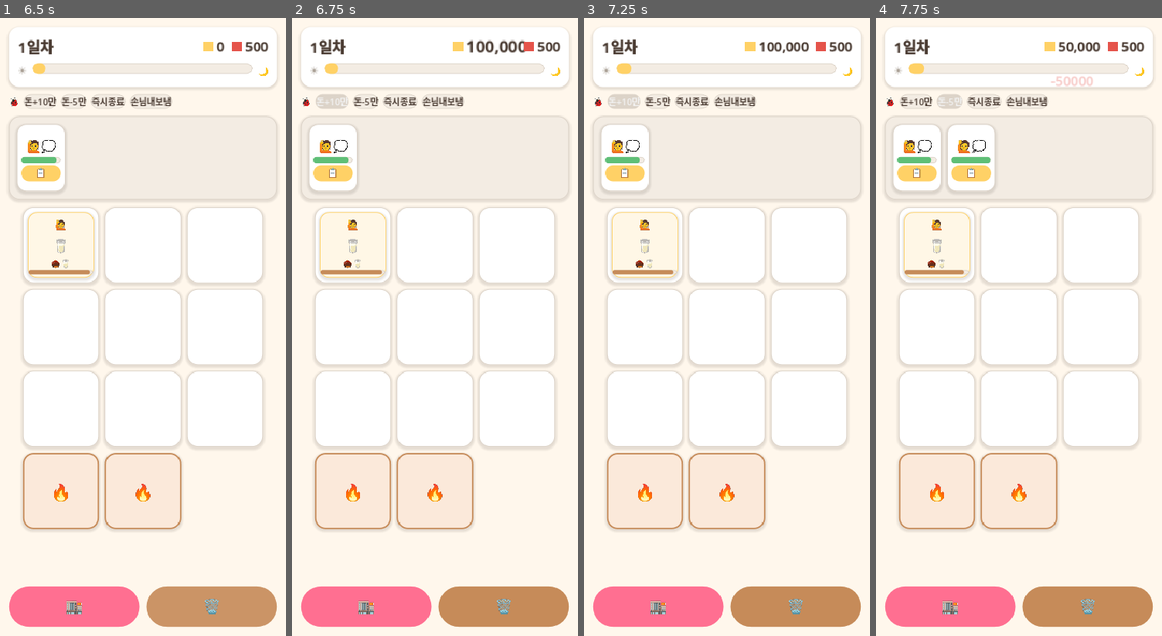
Above: before the commit, frames 1-4 (left to right).
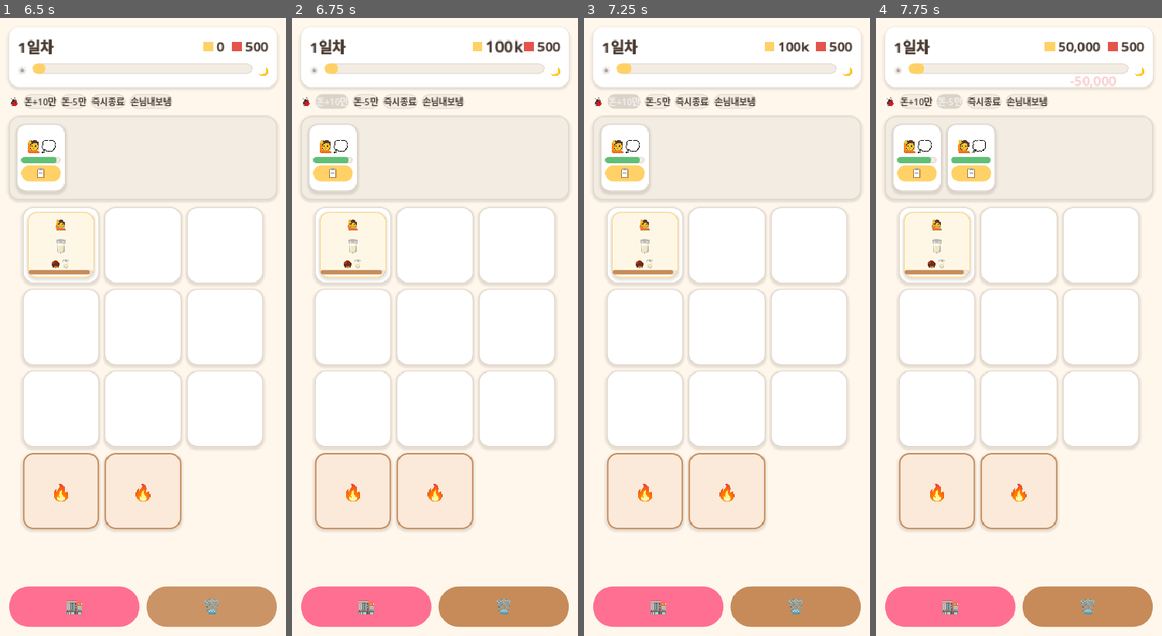
Above: after the commit, the same moments.

Repository: yellyB/game-slot-kitchen
Game: Godot game, scene res://scenes/Main.tscn
Two runs of this game, one before a commit and one after it. Both use one fixed random seed, a clock stepped at 60 frames per second and the inputs below.
Inputs:
- Up to frame 1 (6.5 s): click "돈+10만" at 0.5 s; click "돈-5만" at 1.25 s; click "손님내보냄" at 2 s; click "시작" at 2.75 s; click "🏬" at 3.5 s; click "📋" at 4.25 s; click "📋" at 5 s; click "🗑️" at 5.75 s
- Up to frame 2 (6.75 s): click "돈+10만" at 6.5 s
- Up to frame 3 (7.25 s): no input
- Up to frame 4 (7.75 s): click "돈-5만" at 7.25 s

Frame 1 is identical in both runs. In frame 2, 0.4% of the frame differs, in the area x 56-82%, y 3-6%; in frame 3, 0.2%; in frame 4, 0.2%.

Commit message:
금액 표시 통합 — UI.money (콤마 + k/m 축약)
- UI.money(n): 콤마 구분, Config.MONEY_ABBR_AT(기본 10만) 이상은 k/m 축약
- 소지금·가게세·매출·남음·상점가·증감 팝·게임오버 사유 전부 이 함수로
- loc 금액 포맷 %d→%s (revenue/rent/remaining/shop_price/gameover_reason)
- main._fmt 제거(UI.money로 대체)

Co-Authored-By: Claude Opus 4.8 (1M context) <noreply@anthropic.com>

Diff:
--- a/data/config.gd
+++ b/data/config.gd
@@ -32,6 +32,7 @@
 const BUFF_PACK_PRICE := 200  # 버프 팩(카드깡) 1일차 기본가 — 일수 따라 상승
 const SHOP_PRICE_GROWTH := 1.65  # 상점가 일당 증가 배율(복리): 가격 = ceil(기본 × GROWTH^(day-1))
 const MAX_BUFFS := 5        # 버프 보유 상한 (온보드 점유 — 판 절반 이상 못 줌)
+const MONEY_ABBR_AT := 100000  # 이 값 이상은 k/m 축약 표시(미만은 콤마) — UI.money
 # (가게세는 하루별 → data/levels.gd)
 
 # ── 세션 / 하루 ───────────────────────────────────────────
--- a/data/locale/en.gd
+++ b/data/locale/en.gd
@@ -21,13 +21,13 @@
 	"win_title": "You Win! 🎉",
 	"win_days": "%d days cleared",
 	"day_closed": "Day %d closed",
-	"revenue": "Revenue  %d",
-	"rent": "Rent  %d",
-	"remaining": "Left  %d",
+	"revenue": "Revenue  %s",
+	"rent": "Rent  %s",
+	"remaining": "Left  %s",
 	"passed": "Passed! ✅",
 	"gameover_title": "Closed down 😢",
 	"gameover_day": "Ended on day %d",
-	"gameover_reason": "Revenue %d < Rent %d",
+	"gameover_reason": "Revenue %s < Rent %s",
 	"to_title": "To title",
 	"to_shop": "To shop",
 
@@ -40,7 +40,7 @@
 	"shop_start": "Open Shop",
 	"shop_owned": "Buffs",
 	"shop_pick3": "Pick 1 of 3",
-	"shop_price": "Price %d",
+	"shop_price": "Price %s",
 
 	# Customer
 	"customer_wants": "Wants something",
--- a/data/locale/ja.gd
+++ b/data/locale/ja.gd
@@ -21,13 +21,13 @@
 	"win_title": "勝利! 🎉",
 	"win_days": "%d日 完走",
 	"day_closed": "%d日目 終了",
-	"revenue": "売上  %d",
-	"rent": "家賃  %d",
-	"remaining": "残り  %d",
+	"revenue": "売上  %s",
+	"rent": "家賃  %s",
+	"remaining": "残り  %s",
 	"passed": "クリア! ✅",
 	"gameover_title": "閉店 😢",
 	"gameover_day": "%d日目で終了",
-	"gameover_reason": "売上 %d < 家賃 %d",
+	"gameover_reason": "売上 %s < 家賃 %s",
 	"to_title": "タイトルへ",
 	"to_shop": "ショップへ",
 
@@ -40,7 +40,7 @@
 	"shop_start": "開店",
 	"shop_owned": "所持バフ",
 	"shop_pick3": "3つから1つ選択",
-	"shop_price": "価格 %d",
+	"shop_price": "価格 %s",
 
 	# 顧客
 	"customer_wants": "何か欲しい",
--- a/data/locale/ko.gd
+++ b/data/locale/ko.gd
@@ -21,13 +21,13 @@
 	"win_title": "승리! 🎉",
 	"win_days": "%d일 완주",
 	"day_closed": "%d일차 마감",
-	"revenue": "매출  %d",
-	"rent": "가게세  %d",
-	"remaining": "남음  %d",
+	"revenue": "매출  %s",
+	"rent": "가게세  %s",
+	"remaining": "남음  %s",
 	"passed": "통과! ✅",
 	"gameover_title": "폐업 😢",
 	"gameover_day": "%d일차에서 끝",
-	"gameover_reason": "매출 %d < 가게세 %d",
+	"gameover_reason": "매출 %s < 가게세 %s",
 	"to_title": "처음으로",
 	"to_shop": "상점으로",
 
@@ -40,7 +40,7 @@
 	"shop_start": "영업 시작",
 	"shop_owned": "보유 버프",
 	"shop_pick3": "3개 중 1개 선택",
-	"shop_price": "가격 %d",
+	"shop_price": "가격 %s",
 
 	# 손님
 	"customer_wants": "뭔가 원함",
--- a/scripts/main.gd
+++ b/scripts/main.gd
@@ -573,18 +573,6 @@
 	tw.tween_callback(l.queue_free)
 
 
-func _fmt(n: int) -> String:
-	var s := str(n)
-	var out := ""
-	var c := 0
-	for i in range(s.length() - 1, -1, -1):
-		out = s[i] + out
-		c += 1
-		if c % 3 == 0 and i > 0:
-			out = "," + out
-	return out
-
-
 # ── 공용 헬퍼 ─────────────────────────────────────────────
 func _dot(color: Color) -> Control:
 	var dot := ColorRect.new()
@@ -599,7 +587,7 @@
 func _on_cash_changed(cash: int) -> void:
 	var delta := cash - _last_cash
 	_last_cash = cash
-	_money_label.text = _fmt(cash)
+	_money_label.text = UI.money(cash)
 	if delta > 0 and not _expect_fly:   # fly 없는 증가(디버그 등)는 즉시 팝
 		_pop_label(_money_label)
 		Audio.play("coins")             # 소지금 증가음(동전)
@@ -681,7 +669,7 @@
 func _spawn_loss(amount: int) -> void:
 	if amount <= 0:
 		return
-	var l := UI.label("-%d" % amount, 18, Palette.DANGER, true)
+	var l := UI.label("-" + UI.money(amount), 18, Palette.DANGER, true)
 	l.z_index = 100
 	l.add_theme_constant_override("outline_size", 3)
 	l.add_theme_color_override("font_outline_color", Palette.WHITE)
@@ -708,7 +696,7 @@
 func _fly_gain(amount: int, from_pos: Vector2, color := Palette.SUCCESS) -> void:
 	if amount == 0:
 		return
-	var l := UI.label("+%d" % amount, 20, color, true)
+	var l := UI.label("+" + UI.money(amount), 20, color, true)
 	l.z_index = 100
 	l.add_theme_constant_override("outline_size", 3)
 	l.add_theme_color_override("font_outline_color", Palette.WHITE)
@@ -754,7 +742,7 @@
 	_day_label.text = Loc.t("day_n") % day
 	_show_day_banner(day)   # 화면 중앙 "N일차" 배너
 	Audio.play("day_start")   # 하루 시작 효과음
-	_rent_label.text = _fmt(rent)
+	_rent_label.text = UI.money(rent)
 	_hours_bar.value = 0
 	_reset_hours_bar()   # 새 하루 — 바 색·펄스 초기화
 	_clear_blackout()    # 폐업 암전 잔재 제거(재도전 시)
@@ -819,7 +807,7 @@
 			Modal.open(self) \
 				.title(Loc.t("gameover_title")) \
 				.row(Loc.t("gameover_day") % summary["day"]) \
-				.row(Loc.t("gameover_reason") % [summary["revenue"], summary["rent"]], Palette.DANGER) \
+				.row(Loc.t("gameover_reason") % [UI.money(summary["revenue"]), UI.money(summary["rent"])], Palette.DANGER) \
 				.button(Loc.t("to_title"), _show_title))
 
 
--- a/scripts/modal.gd
+++ b/scripts/modal.gd
@@ -49,12 +49,12 @@
 	return self
 
 
-## 숫자 카운트업 행 — fmt(단일 %d)의 숫자를 0에서 value까지 촤르륵 세어 올림.
+## 숫자 카운트업 행 — fmt(단일 %s)의 금액을 0에서 value까지 촤르륵 세어 올림(UI.money 포맷).
 func count_row(fmt: String, value: int, color := Palette.COCOA_800) -> Modal:
-	var l := _centered(UI.label(fmt % 0, 16, color))
+	var l := _centered(UI.label(fmt % UI.money(0), 16, color))
 	_body.add_child(l)
 	var tw := create_tween()
-	tw.tween_method(func(v: float): l.text = fmt % int(round(v)), 0.0, float(value), 0.6) \
+	tw.tween_method(func(v: float): l.text = fmt % UI.money(int(round(v))), 0.0, float(value), 0.6) \
 		.set_trans(Tween.TRANS_CUBIC).set_ease(Tween.EASE_OUT)
 	return self
 
--- a/scripts/shop.gd
+++ b/scripts/shop.gd
@@ -53,8 +53,8 @@
 	header.add_child(_cash_label)
 
 	# 상품: 슬롯 확장 / 버프 팩
-	_buy_slot_btn = _product(v, Loc.t("shop_slot"), Loc.t("shop_price") % Config.shop_price(Config.SLOT_PRICE, session.day), Loc.t("shop_buy"), Palette.SUB, _on_buy_slot)
-	_draw_btn = _product(v, Loc.t("shop_buffpack"), Loc.t("shop_price") % Config.shop_price(Config.BUFF_PACK_PRICE, session.day), Loc.t("shop_draw"), Palette.MAIN, _on_draw)
+	_buy_slot_btn = _product(v, Loc.t("shop_slot"), Loc.t("shop_price") % UI.money(Config.shop_price(Config.SLOT_PRICE, session.day)), Loc.t("shop_buy"), Palette.SUB, _on_buy_slot)
+	_draw_btn = _product(v, Loc.t("shop_buffpack"), Loc.t("shop_price") % UI.money(Config.shop_price(Config.BUFF_PACK_PRICE, session.day)), Loc.t("shop_draw"), Palette.MAIN, _on_draw)
 
 	# 보유 버프
 	v.add_child(UI.label(Loc.t("shop_owned"), 13, Palette.COCOA_600))
@@ -255,7 +255,7 @@
 
 
 func _refresh() -> void:
-	_cash_label.text = str(session.cash)
+	_cash_label.text = UI.money(session.cash)
 	var can_slot := session.cash >= Config.shop_price(Config.SLOT_PRICE, session.day) and session.slots < Config.MAX_SLOTS
 	_buy_slot_btn.disabled = not can_slot
 	_buy_slot_btn.modulate = Color.WHITE if can_slot else Color(1, 1, 1, 0.5)
--- a/scripts/ui.gd
+++ b/scripts/ui.gd
@@ -45,6 +45,38 @@
 	s.shadow_offset = Vector2(0, -2)
 	return s
 
+## 금액 표시 통합 — 모든 금액은 이 함수로. 콤마 구분, Config.MONEY_ABBR_AT 이상은 k/m 축약.
+static func money(n: int) -> String:
+	var a := absi(n)
+	var body := _abbr(a) if a >= Config.MONEY_ABBR_AT else _comma(a)
+	return "-" + body if n < 0 else body
+
+## 3자리 콤마 구분.
+static func _comma(a: int) -> String:
+	var s := str(a)
+	var out := ""
+	var c := 0
+	for i in range(s.length() - 1, -1, -1):
+		out = s[i] + out
+		c += 1
+		if c % 3 == 0 and i > 0:
+			out = "," + out
+	return out
+
+## k/m 축약 — 100 이상 단위는 소수 없이, 미만은 소수 1자리(.0 제거).
+static func _abbr(a: int) -> String:
+	if a >= 1_000_000:
+		return _unit(float(a) / 1_000_000.0, "m")
+	if roundi(float(a) / 1_000.0) >= 1000:  # 999,999처럼 반올림이 1000k 되는 경계 → 1m 승격
+		return "1m"
+	return _unit(float(a) / 1_000.0, "k")
+
+static func _unit(val: float, suffix: String) -> String:
+	if val >= 100.0:
+		return "%d%s" % [int(round(val)), suffix]
+	return ("%.1f" % val).trim_suffix(".0") + suffix
+
+
 ## 카드/패널 틀 — 둥근 + 테두리 + 그림자.
 static func card(bg: Color, border: Color = Color.TRANSPARENT, w := 1, radius := 14) -> StyleBoxFlat:
 	var s := StyleBoxFlat.new()
